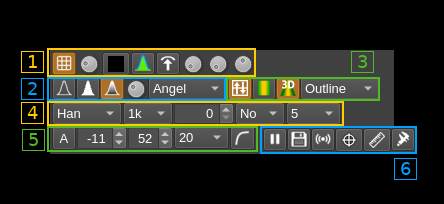
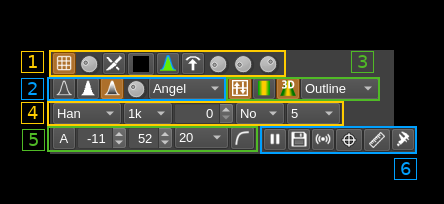
Comparing the layer stacks of the two 444x204 images. Changes:
painted on "Overlay_01" over <box>47,48,286,77</box>
added layer "Pasted Layer #2" above "Pasted Layer" over <box>51,51,281,76</box>
